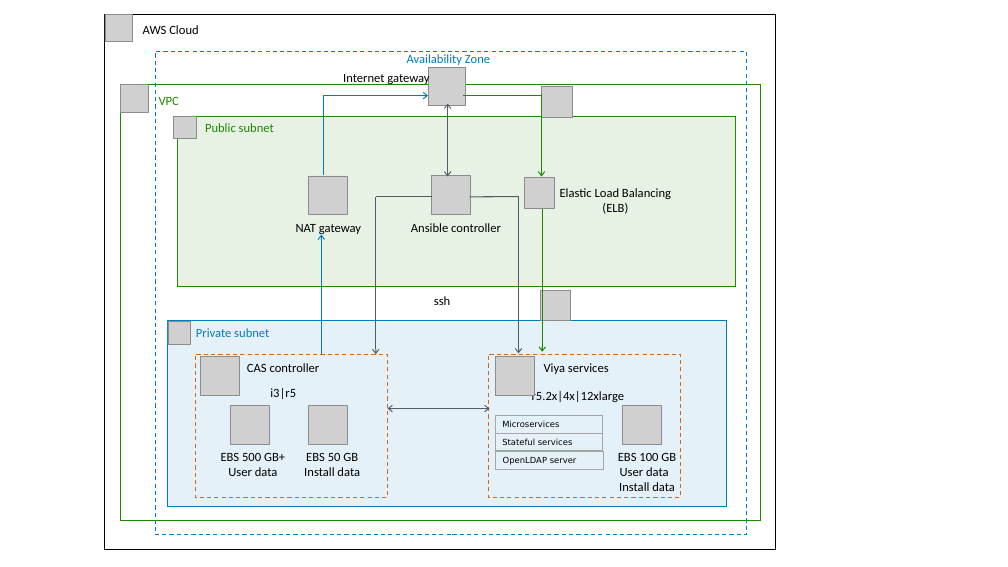
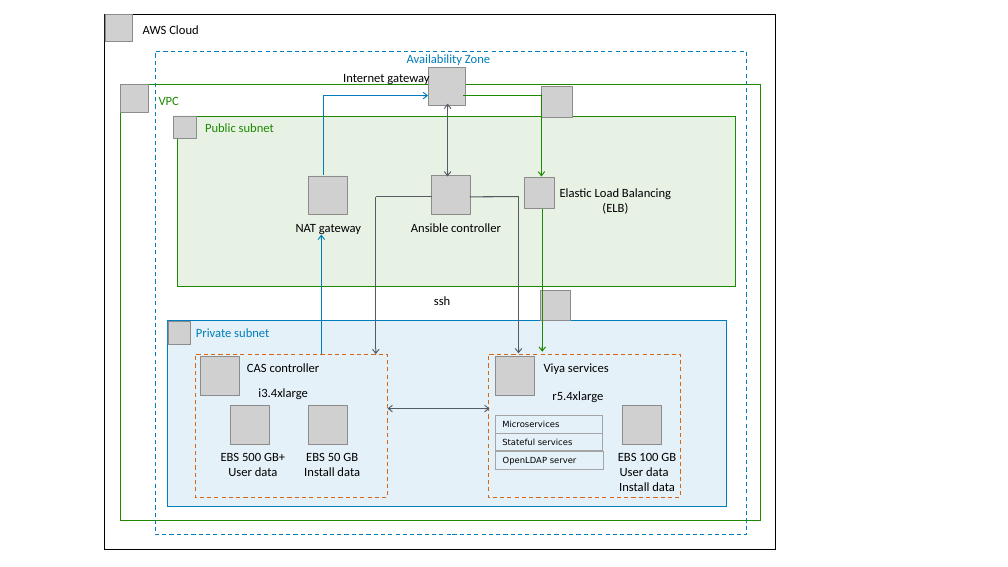
Before and after one commit to sassoftware/quickstart-sas-viya, a slide deck: slide 4 of Quick Start architecture diagram.pptx. Drawn at 1008x567 pixels with LibreOffice and Linux fonts; fonts in the diff are those of the drawing; grey boxes stand for pictures. Boxes give left, top, right and bottom in pixels: in the first picture for what was removed or moved away, otherwise in the second. Text is boxed around its words. In the diff, an @@ line names an element or a change of style, - is before the commit and + after.

Commit message:
(AWSVIYA-138)
Updated powerpoint for graphic changes to show only default size.

```diff
--- a/Quick Start architecture diagram.pptx
+++ b/Quick Start architecture diagram.pptx
@@ text at <box>258,388,307,399</box>: text changed @@
-i3|r5
+i3.4xlarge
@@ text at <box>552,391,603,402</box>: text changed @@
-r5.2x|4x|12xlarge
+r5.4xlarge
```
